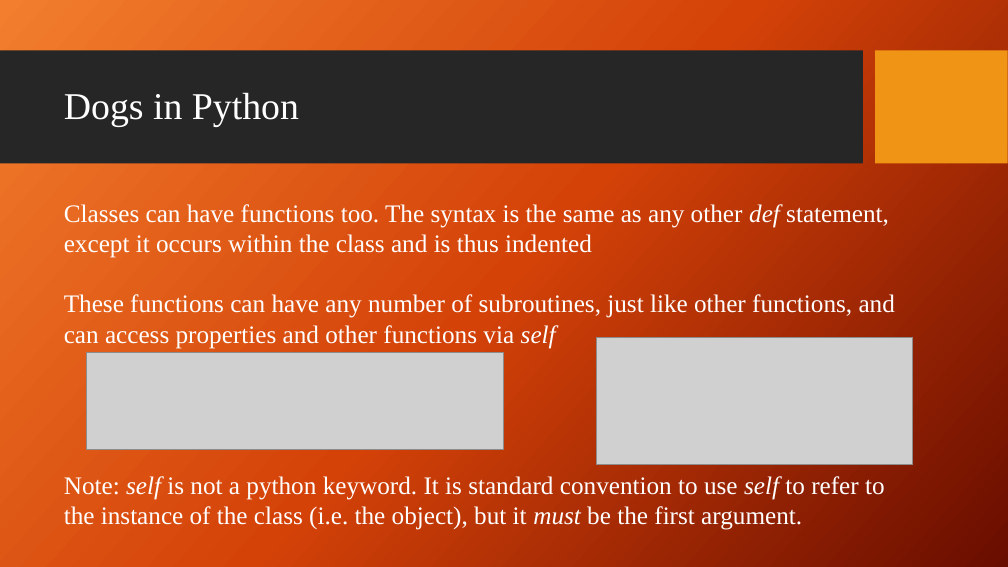
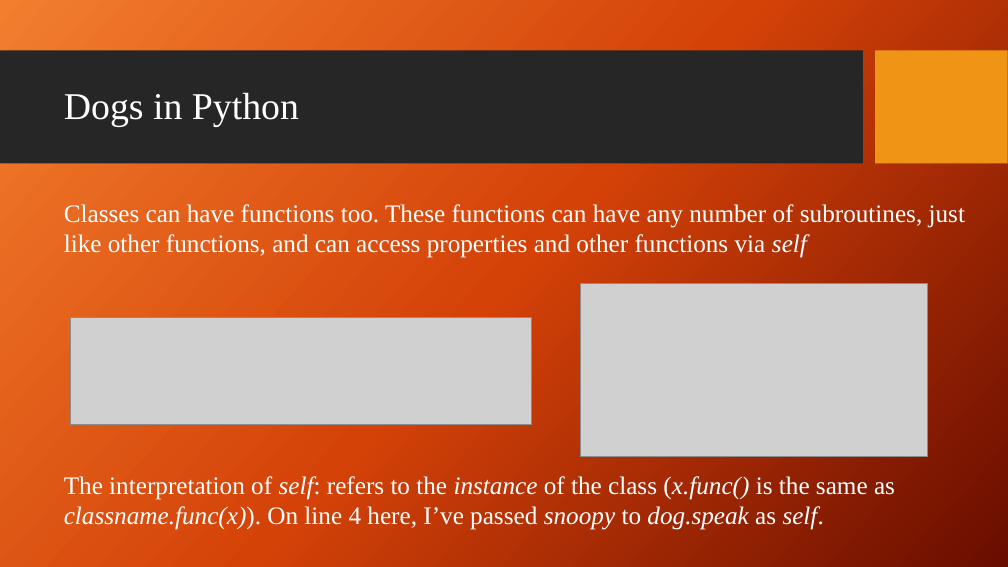
Before and after one commit to giganano/PythonBootcamp, a slide deck: slide 12 of slides/classes.pptx (slide 10 before the commit). Drawn at 1008x567 pixels with LibreOffice and Linux fonts; fonts in the diff are those of the drawing; grey boxes stand for pictures; background and template pictures are left out. Boxes give left, top, right and bottom in pixels: in the first picture for what was removed or moved away, otherwise in the second. Text is boxed around its words. In the diff, an @@ line names an element or a change of style, - is before the commit and + after.

```diff
--- a/slides/classes.pptx
+++ b/slides/classes.pptx
@@ text at box(64, 204, 965, 530): text changed @@
-Classes can have functions too. The syntax is the same as any other def statement, except it occurs within the class and is thus indented
-These functions can have any number of subroutines, just like other functions, and can access properties and other functions via self
-Note: self is not a python keyword. It is standard convention to use self to refer to the instance of the class (i.e. the object), but it must be the first argument.
+Classes can have functions too. These functions can have any number of subroutines, just like other functions, and can access properties and other functions via self
+The interpretation of self: refers to the instance of the class (x.func() is the same as classname.func(x)). On line 4 here, I’ve passed snoopy to dog.speak as self.
@@ picture: place and size @@
-picture at box(597, 337, 913, 464)
+picture at box(581, 284, 929, 457)
@@ picture: place and size @@
-picture at box(87, 352, 504, 449)
+picture at box(70, 318, 532, 425)
```
Also in this commit, not shown: 2 slides added, 3 other files.
